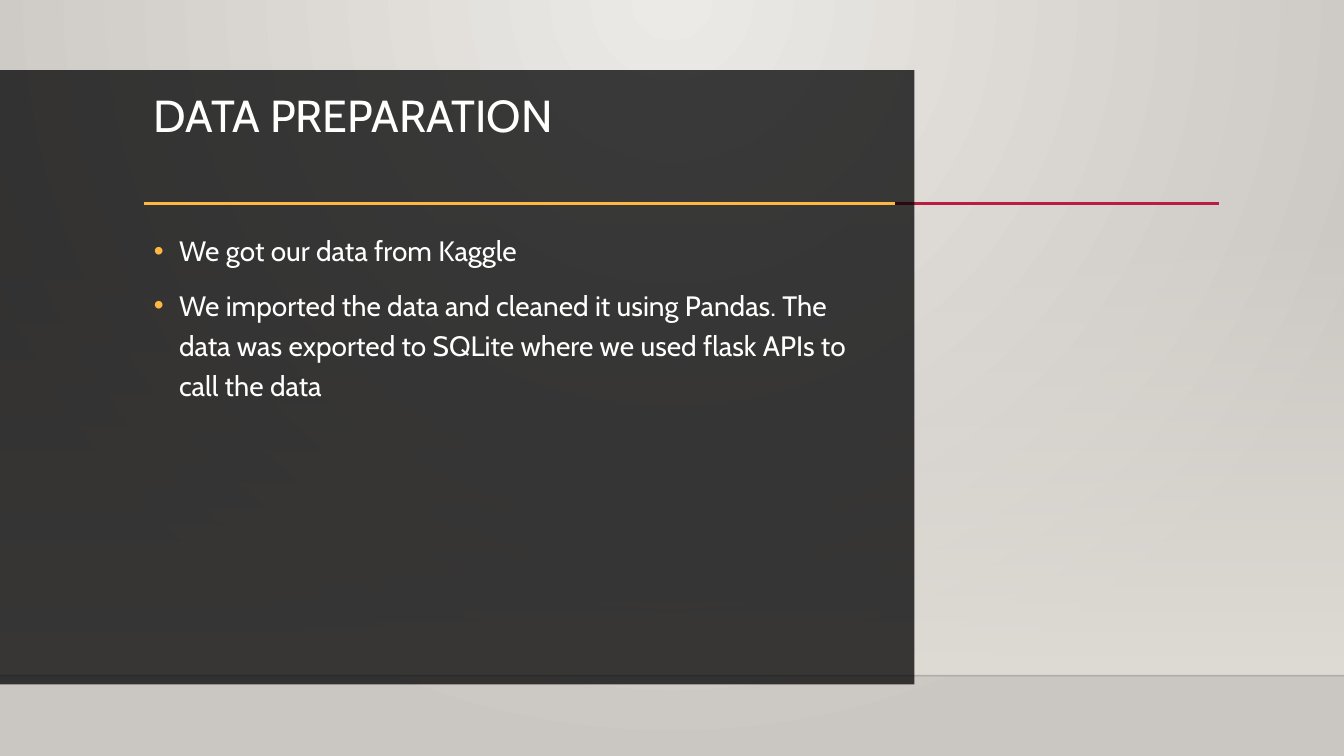
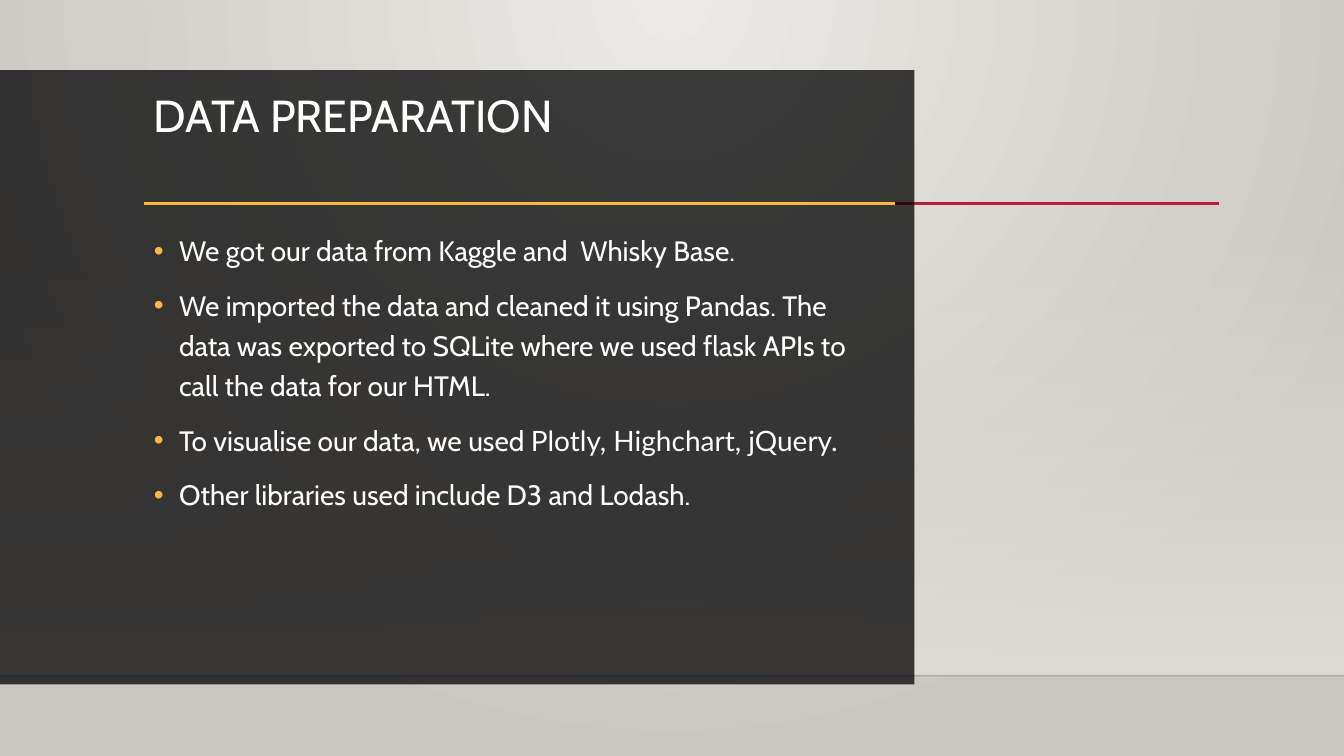
Before and after one commit to EpicTomatoSauce/DataAnalytics_Project2, a slide deck: slide 4 of Presentation.pptx (slide 3 before the commit). Drawn at 1344x756 pixels with LibreOffice and Linux fonts; fonts in the diff are those of the drawing; background and template pictures are left out. Boxes give left, top, right and bottom in pixels: in the first picture for what was removed or moved away, otherwise in the second. Text is boxed around its words. In the diff, an @@ line names an element or a change of style, - is before the commit and + after.

Commit message:
updated presentation

```diff
--- a/Presentation.pptx
+++ b/Presentation.pptx
@@ text at bbox=[179, 240, 846, 506]: text changed @@
-• We got our data from Kaggle
-• We imported the data and cleaned it using Pandas. The data was exported to SQLite where we used flask APIs to call the data
+• We got our data from Kaggle and Whisky Base.
+• We imported the data and cleaned it using Pandas. The data was exported to SQLite where we used flask APIs to call the data for our HTML.
+• To visualise our data, we used Plotly, Highchart, jQuery.
+• Other libraries used include D3 and Lodash.
```
Also in this commit, not shown: 2 other slides changed, 3 slides added, 1 slide removed, 4 other files.
